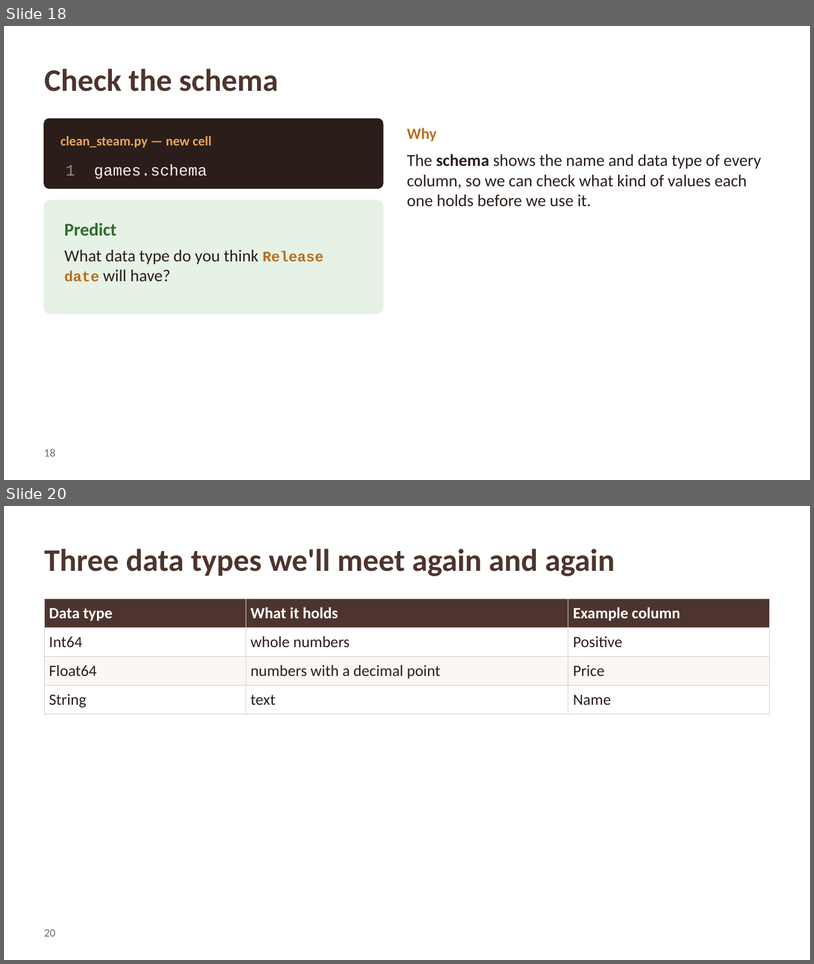
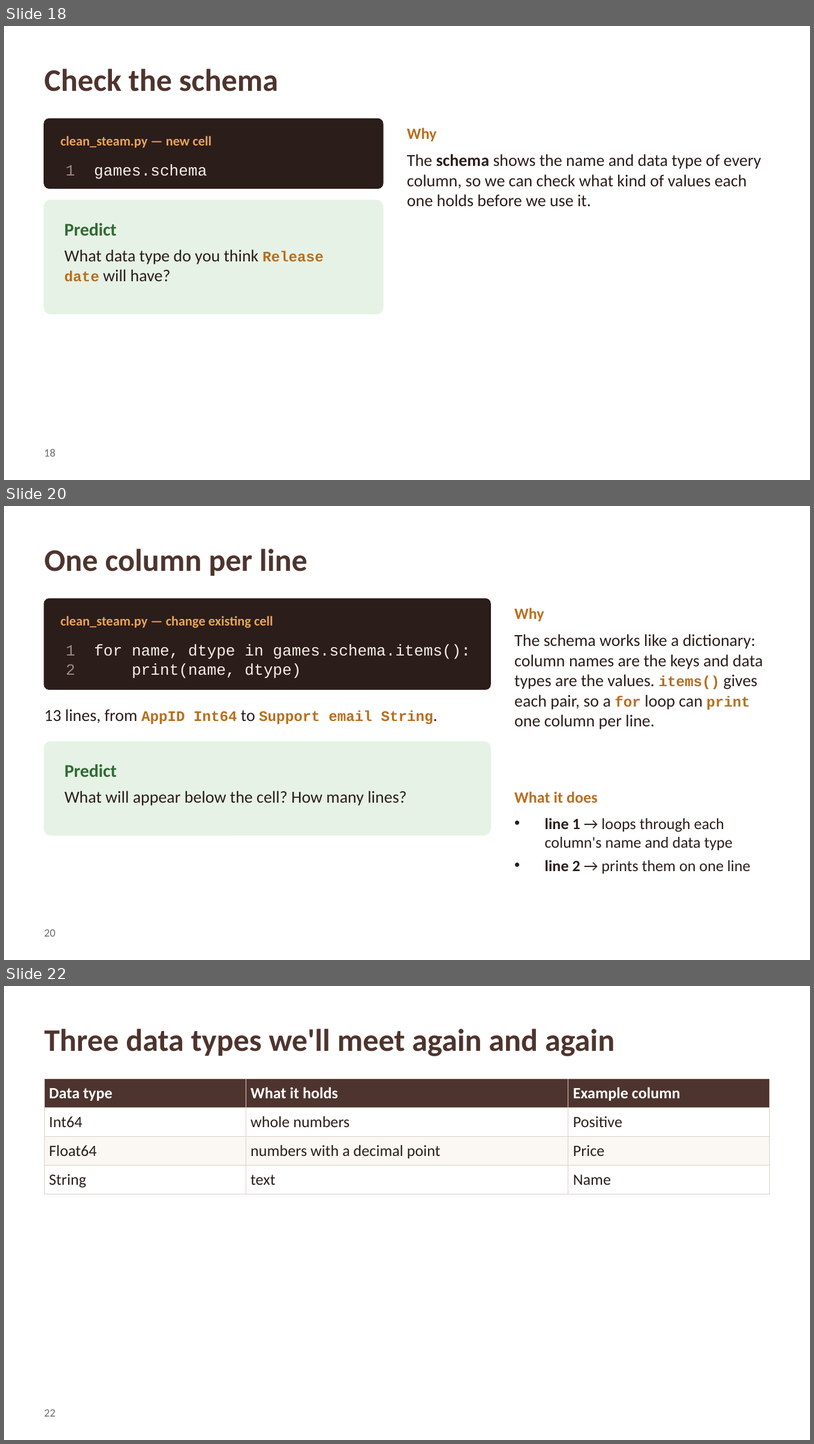
Before and after one commit to DamoM73/steam-data-stories, a slide deck: slides/02_Exploring_Our_Data.pptx. Shown one above the other, each under a label of ours: slides 18 and 20 before the commit, slides 18, 20 and 22 after it; the slides between them are not shown. The pictures are 814x964 and 814x1444 pixels, drawn with LibreOffice and Linux fonts; fonts in the diff are those of the drawing; background and template pictures are left out. Boxes give left, top, right and bottom in pixels: in the first picture for what was removed or moved away, otherwise in the second. Text is boxed around its words. In the diff, an @@ line names an element or a change of style, - is before the commit and + after.

Commit message:
Exploring Our Data: print the schema one column per line

```diff
--- a/slides/02_Exploring_Our_Data.pptx
+++ b/slides/02_Exploring_Our_Data.pptx
@@ slide 20 added at (4, 506, 810, 960), background #FFFFFF @@
@@ text added at (44, 549, 308, 576), 28 pt, text #4E342E, bold @@
+One column per line
@@ rounded rectangle added at (44, 599, 490, 689), fill #2B1D19, outline #2B1D19 1 pt @@
@@ text added at (515, 607, 545, 621), 14 pt, text #B86E1E, bold @@
+Why
@@ text added at (60, 616, 273, 628), 12 pt, text #E8A55A, bold @@
+clean_steam.py — change existing cell
@@ text added at (66, 644, 471, 678), 14 pt, text #F7EFE6 @@
+1 for name, dtype in games.schema.items():
+2 print(name, dtype)
@@ text added at (515, 634, 763, 729), 15 pt, text #2B1D19 @@
+The schema works like a dictionary: column names are the keys and data types are the values. items() gives each pair, so a for loop can print one column per line.
@@ text added at (44, 709, 434, 724), 13 pt, text #B86E1E, bold @@
+13 lines, from AppID Int64 to Support email String.
@@ rounded rectangle added at (44, 741, 490, 835), fill #E6F2E6, outline #E6F2E6 1 pt @@
@@ text added at (65, 764, 117, 777), 16 pt, text #2E6B30, bold @@
+Predict
@@ text added at (65, 790, 407, 805), 15 pt, text #2B1D19 @@
+What will appear below the cell? How many lines?
@@ text added at (515, 791, 598, 802), 14 pt, text #B86E1E, bold @@
+What it does
@@ text added at (545, 817, 751, 874), 14 pt, text #2B1D19 @@
+• line 1 → loops through each column's name and data type
+• line 2 → prints them on one line
@@ page number added at (44, 929, 56, 936), 10 pt, text #6B6B6B @@
+20
@@ what was slide 20 is now slide 22 @@
@@ page number at (44, 1409, 56, 1416): text changed @@
-20
+22
```
Also in this commit, not shown: 3 slides changed, 1 other slide added, 4 other files.
